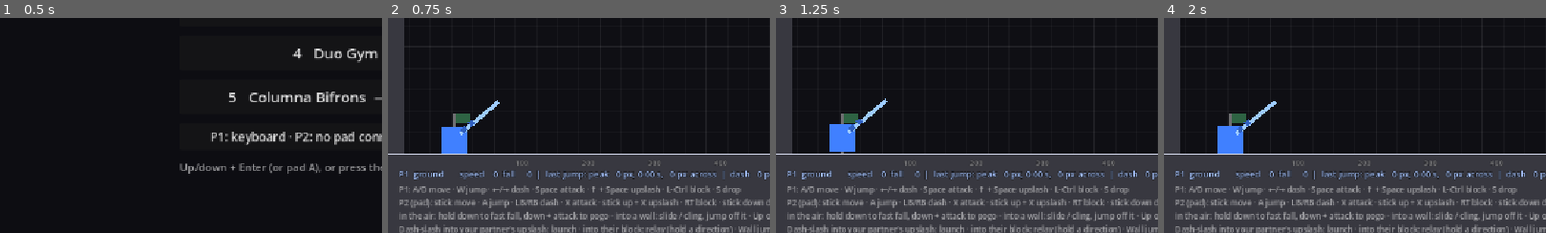
Above: before the commit, frames 1-4 (left to right).
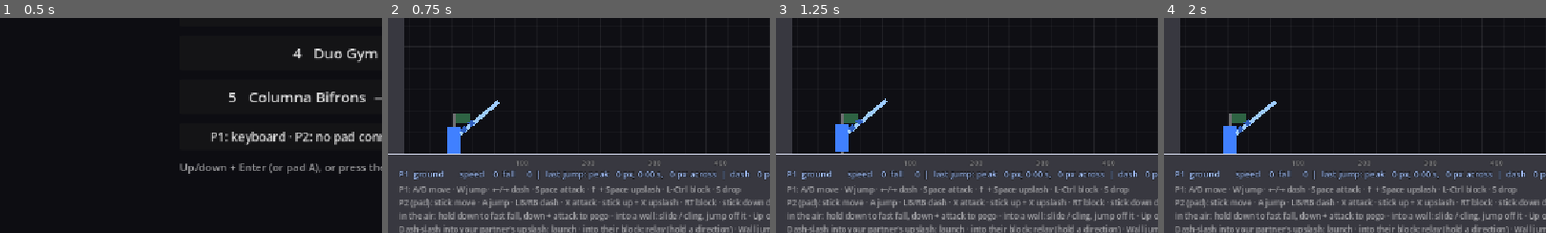
Above: after the commit, the same moments.

Repository: KayFisch/coop-sekiro-like
Game: Godot game, scene res://ui/boss_select.tscn
Same seed, same stepped clock (60 frames per second), same inputs: the game is played once before the commit and once after it.
Inputs:
- Up to frame 1 (0.5 s): no input
- Up to frame 2 (0.75 s): click "3 Movement Gym — 1 player" at 0.5 s
- Up to frame 3 (1.25 s): no input
- Up to frame 4 (2 s): tap Enter at 1.25, 1.35 s; hold Right from 1.28 s (still down); tap Space at 1.52 s
The pictures show only the part of the screen within x 0-50%, y 50-100%; the shares and areas given below are measured in that part.

Frame 1 is identical in both runs. In frame 2, 0.4% of the frame differs, in the area x 14-21%, y 50-64%; in frame 3, 0.4%; in frame 4, 0.4%.

Commit message:
feat: mirrored screen as an alternative view; slimmer players
The mirrored screen (Moves "mirror_view", off by default, in Bifrons's
room) splits the screen at the floor: P1 in light above, P2 in shadow in
the reflection below, after the mirror scene in Gris. Only the picture
changes: two SubViewports on the level's world, each leaving out the
other player by visibility layer; players pass through each other there.

Players are 20x40 instead of 40x40 (Player.BODY_SIZE), so two side by
side make a square and their swords sit closer together.

Co-Authored-By: Claude Opus 5.5 <noreply@anthropic.com>

Diff:
--- a/actors/bosses/columna_bifrons/columna_bifrons.gd
+++ b/actors/bosses/columna_bifrons/columna_bifrons.gd
@@ -407,6 +407,9 @@
 	elif players.size() > 1:
 		_wards[LEFT] = players[0]
 		_wards[RIGHT] = players[1]
+	for p in players:
+		if not p.repainted.is_connected(_color_swords):
+			p.repainted.connect(_color_swords)
 	_color_swords()
 
 
--- a/actors/bosses/columna_bifrons/stand_in.gd
+++ b/actors/bosses/columna_bifrons/stand_in.gd
@@ -22,7 +22,7 @@
 # stops when it's there.
 const DISTANCE = 95.0
 const DISTANCE_IN_FRONT = 74.0
-const DISTANCE_BEHIND = 42.0  # from its partner (a player is 40 wide)
+const DISTANCE_BEHIND = 22.0  # from its partner: right behind them (a player is 20 wide)
 const SLACK = 12.0
 # Below FLEE_HP, with a potion left, it runs away from him, FLEE_DISTANCE or to the wall, and
 # drinks. Then it comes back.
--- a/actors/player/player.gd
+++ b/actors/player/player.gd
@@ -8,6 +8,7 @@
 signal relayed(player)  # boosted off a partner's block (momentum relay, see _check_clashes())
 signal landed(player, air_time)  # touched down after air_time seconds off the ground
 signal pogo_clashed(player)  # bounced off a partner's upslash (see _pogo_clash())
+signal repainted  # new colors (paint()): a boss's swords that carry them follow
 
 enum Swing { SLASH, UPSLASH, DOWNSLASH }
 # Held in place for a moment by a clash with the partner (see _begin_hold()).
@@ -227,7 +228,8 @@
 const SWORD_FLASH_TIME = 0.1
 const DODGE_FLASH_TIME = 0.25
 const DODGE_COLOR = Color(0.5, 1.0, 1.0)
-const HURT_FLASH_TIME = 0.5  # three 0.1s white flashes with 0.1s gaps
+const HURT_FLASH_TIME = 0.5  # three 0.1s white flashes with 0.1s gaps...
+const FLASH_DARK_ABOVE = 0.8  # ...black ones on a body this light (luminance), or they'd vanish
 const IDLE_BOB_HEIGHT = 3.0
 const IDLE_BOB_HZ = 0.6
 const DASH_STRETCH = Vector2(1.3, 0.7)
@@ -258,7 +260,11 @@
 const CALL_GO_HOLD = 0.35  # GO stays up this long
 const CALL_FONT_SIZE = 44
 const CALL_HEIGHT = 112.0  # the number's center, above the caller's
-# Hands: same proportions as the boss's (a fifth of the body, gripping the hilt).
+# The body: half as wide as it's tall, so two players side by side make a square, and their
+# swords and hitboxes sit closer together. The scene's rect and collision shape take this size
+# in _ready().
+const BODY_SIZE = Vector2(20, 40)
+# Hands: same proportions as the boss's (square, a fifth of the body's height, gripping the hilt).
 const HAND_SIZE_RATIO = 0.2
 const HAND_GRIPS = [0.075, 0.275]  # where each hand holds the sword, as a fraction of its length
 const HAND_DARKEN = 0.25
@@ -274,6 +280,12 @@
 var invincible = false  # testing: hits still land (flash, knockback) but take no health
 var facing = 1.0
 var body_color: Color
+# The mirrored screen (ui/mirror_view.gd) shows each player in a half of their own: there the
+# partner is nobody to bump into.
+var own_half = false:
+	set(v):
+		own_half = v
+		_update_player_collision()
 var parry_press_time = -100.0  # when the last block press that can still parry happened
 var gathered = 0  # shockwaves parried in the current volley
 var swing_serial = 0  # bumped by every new swing and dash-slash (see active_sword_point())
@@ -389,6 +401,9 @@
 
 
 func _ready():
+	body.size = BODY_SIZE
+	body.position = -BODY_SIZE / 2.0
+	$CollisionShape2D.shape.size = BODY_SIZE  # shared by both players: the same size anyway
 	body.color = player_color
 	sword.color = sword_color
 	body_color = player_color
@@ -425,7 +440,16 @@
 
 
 func _update_player_collision():
-	set_collision_mask_value(PLAYER_LAYER, Moves.on("players_collide"))
+	set_collision_mask_value(PLAYER_LAYER, Moves.on("players_collide") and not own_half)
+
+
+# New colors for the body and the sword (the mirrored screen makes the players light and shadow).
+func paint(new_body: Color, new_sword: Color):
+	player_color = new_body
+	sword_color = new_sword
+	body_color = new_body
+	_sword_color = new_sword
+	repainted.emit()
 
 
 func _physics_process(delta):
@@ -2042,7 +2066,7 @@
 
 	var color = body_color
 	if _hurt_flash > 0.0 and fmod(HURT_FLASH_TIME - _hurt_flash, 0.2) < 0.1:
-		color = Color.WHITE
+		color = Color.WHITE if body_color.get_luminance() < FLASH_DARK_ABOVE else Color.BLACK
 	elif _dodge_flash > 0.0:
 		color = DODGE_COLOR
 	elif _dash_timer > 0.0:
@@ -2167,7 +2191,7 @@
 func _setup_hands():
 	for i in 2:
 		var hand = ColorRect.new()
-		hand.size = body.size * HAND_SIZE_RATIO
+		hand.size = Vector2.ONE * body.size.y * HAND_SIZE_RATIO
 		hand.pivot_offset = hand.size / 2
 		hand.top_level = true
 		hand.mouse_filter = Control.MOUSE_FILTER_IGNORE
--- a/actors/player/player.tscn
+++ b/actors/player/player.tscn
@@ -3,7 +3,7 @@
 [ext_resource type="Script" uid="uid://80kl10p8d3vr" path="res://actors/player/player.gd" id="1_player"]
 
 [sub_resource type="RectangleShape2D" id="Shape_body"]
-size = Vector2(40, 40)
+size = Vector2(20, 40)
 
 [sub_resource type="RectangleShape2D" id="Shape_sword"]
 size = Vector2(66, 16)
@@ -17,9 +17,9 @@
 shape = SubResource("Shape_body")
 
 [node name="ColorRect" type="ColorRect" parent="."]
-offset_left = -20.0
+offset_left = -10.0
 offset_top = -20.0
-offset_right = 20.0
+offset_right = 10.0
 offset_bottom = 20.0
 mouse_filter = 2
 color = Color(0.25, 0.5, 1, 1)
--- a/core/moves.gd
+++ b/core/moves.gd
@@ -42,6 +42,7 @@
 	{"key": "bifrons_window", "label": "Bifrons: partner hits on the beat, or after it", "default": "beat", "options": ["beat", "after"]},
 	{"key": "bifrons_stand_in", "label": "Bifrons: a stand-in plays the player starting there (alone)", "default": "off", "options": ["off", "left", "right"]},
 	{"key": "bifrons_face", "label": "Bifrons: players always face him (dash goes where you hold)", "default": true},
+	{"key": "mirror_view", "label": "Bifrons: mirrored screen (P1 light above the floor, P2 its shadow below)", "default": false},
 	{"key": "call", "label": "Call countdown (P1 Enter, P2 LB)", "default": true},
 	{"key": "swap_controls", "label": "Swap P1 / P2 controls (P1 on the pad)", "default": false},
 ]
--- a/levels/threshold/threshold.tscn
+++ b/levels/threshold/threshold.tscn
@@ -4,6 +4,7 @@
 [ext_resource type="PackedScene" path="res://actors/bosses/columna_bifrons/columna_bifrons.tscn" id="2_bifrons"]
 [ext_resource type="PackedScene" path="res://actors/player/player.tscn" id="3_player"]
 [ext_resource type="PackedScene" path="res://ui/hud.tscn" id="4_hud"]
+[ext_resource type="Script" path="res://ui/mirror_view.gd" id="5_mirror"]
 
 [sub_resource type="Shader" id="Shader_bg_gradient"]
 code = "shader_type canvas_item;
@@ -113,3 +114,7 @@
 sword_color = Color(1, 0.8, 0.55, 1)
 
 [node name="HUD" parent="." instance=ExtResource("4_hud")]
+
+[node name="MirrorView" type="CanvasLayer" parent="."]
+script = ExtResource("5_mirror")
+scenery = NodePath("../Stage/Background")
--- a/ui/hud.gd
+++ b/ui/hud.gd
@@ -1,6 +1,7 @@
 extends CanvasLayer
 ## Top-of-screen HUD (player health bars and potions, sync meter, boss bar) plus the
 ## end-of-game overlay. Bars are polled every frame; the overlay reacts to GameManager.state_changed.
+## On canvas layer 2 (hud.tscn): over the mirrored screen (ui/mirror_view.gd, layer 1).
 
 const BAR_HEIGHT = 16.0
 const PLAYER_BAR_WIDTH = 160.0
--- a/ui/hud.tscn
+++ b/ui/hud.tscn
@@ -3,4 +3,5 @@
 [ext_resource type="Script" uid="uid://dic3uyhbvxsdp" path="res://ui/hud.gd" id="1_hud"]
 
 [node name="HUD" type="CanvasLayer"]
+layer = 2
 script = ExtResource("1_hud")
--- /dev/null
+++ b/ui/mirror_view.gd
@@ -0,0 +1,206 @@
+class_name MirrorView
+extends CanvasLayer
+## The mirrored screen (Moves "mirror_view", F1): the screen split along the floor. Above it the
+## fight with P1, in light; below it the fight's reflection, upside down, with P2 in shadow (after
+## the mirror scene in Gris). Only the picture changes: both players still stand on the one floor
+## by the same rules, and the boss is one boss, mirrored whole: he can't move his light and his
+## shadow apart, the players can. Each half leaves out the other player, so the two never cover
+## each other; and they pass through each other (Player.own_half), there's nobody to bump into.
+##
+## Each half is a SubViewport on the level's world (the same World2D, a canvas transform of its
+## own); the bottom one is shown flipped. Which half draws what is set by visibility layers: P1 and
+## everything of theirs on LIGHT, P2's on SHADOW, the level's backdrop on SCENERY, which neither
+## half draws (each has a background of its own). Switched off, everything is as it was.
+
+# Visibility layers (bits of CanvasItem.visibility_layer and Viewport.canvas_cull_mask).
+const WORLD = 1  # everything else: the boss, walls, sparks between blades
+const LIGHT = 2  # P1, with their hands, sparks and afterimages
+const SHADOW = 4  # P2, the same
+const SCENERY = 8  # the level's backdrop
+
+# How it looks.
+const ZOOM = 0.85  # the room drawn this much smaller: his leap (200 px up) stays inside a half
+const LIGHT_BODY = Color(0.92, 0.9, 0.85)  # P1: light...
+const LIGHT_SWORD = Color(0.72, 0.7, 0.66)
+const SHADOW_BODY = Color(0.07, 0.07, 0.09)  # ...P2: shadow
+const SHADOW_SWORD = Color(0.3, 0.3, 0.34)
+const LIGHT_TOP = Color(0.02, 0.02, 0.035)  # the light half: dark, as the room is now...
+const LIGHT_FLOOR = Color(0.12, 0.12, 0.14)  # ...lighter toward the floor
+const SHADOW_FLOOR = Color(0.93, 0.91, 0.86)  # the shadow half: pale paper, as the floor in Gris...
+const SHADOW_BOTTOM = Color(0.78, 0.76, 0.71)  # ...greying away from the line
+const LINE_COLOR = Color(0.55, 0.54, 0.5)  # the mirror line, where the floor is
+const LINE_WIDTH = 2.0
+# In the shadow half everything gets a dark outline, so silver blades and yellow telegraphs still
+# read on the pale ground.
+const OUTLINE_COLOR = Color(0.1, 0.1, 0.12)
+const OUTLINE_WIDTH = 1.5  # px on screen
+
+const OUTLINE_SHADER = """
+shader_type canvas_item;
+
+uniform vec4 outline_color : source_color;
+uniform float width = 1.5;
+
+void fragment() {
+	vec4 c = texture(TEXTURE, UV);
+	vec2 reach = TEXTURE_PIXEL_SIZE * width;
+	float a = 0.0;
+	for (int x = -1; x <= 1; x++) {
+		for (int y = -1; y <= 1; y++) {
+			a = max(a, texture(TEXTURE, UV + vec2(float(x), float(y)) * reach).a);
+		}
+	}
+	COLOR = vec4(mix(outline_color.rgb, c.rgb, c.a), max(c.a, a * outline_color.a));
+}
+"""
+
+@export var scenery: NodePath  # the level's backdrop, left out of both halves
+
+var _halves = []  # top, bottom: {"viewport": SubViewport, "picture": TextureRect, "ground": TextureRect}
+var _line: ColorRect
+var _outline: ShaderMaterial
+var _colors = {}  # player -> [body, sword] from before the mirror
+var _marks = {}  # player -> the Callable marking what they add later
+
+
+func _ready():
+	layer = 1  # over the world, under the HUD (2) and the F1 panel (100)
+	process_mode = Node.PROCESS_MODE_ALWAYS  # switched in the F1 panel, with the game paused
+	Moves.changed.connect(_refresh)
+	_refresh()
+
+
+func _refresh():
+	var on = Moves.on("mirror_view")
+	if on != _halves.is_empty():
+		return
+	if on:
+		_build()
+	else:
+		_tear_down()
+	var backdrop = get_node_or_null(scenery)
+	if backdrop:
+		backdrop.visibility_layer = SCENERY if on else WORLD
+	for p in get_tree().get_nodes_in_group("players"):
+		_split(p, on)
+
+
+# A player into their half (light or shadow), or back.
+func _split(p, on: bool):
+	var bit = WORLD
+	if on:
+		bit = LIGHT if p.player_id == 1 else SHADOW
+		_colors[p] = [p.player_color, p.sword_color]
+		if p.player_id == 1:
+			p.paint(LIGHT_BODY, LIGHT_SWORD)
+		else:
+			p.paint(SHADOW_BODY, SHADOW_SWORD)
+		_marks[p] = _mark.bind(bit)
+		p.child_entered_tree.connect(_marks[p])
+	else:
+		if _colors.has(p):
+			p.paint(_colors[p][0], _colors[p][1])
+		if _marks.has(p) and p.child_entered_tree.is_connected(_marks[p]):
+			p.child_entered_tree.disconnect(_marks[p])
+	_mark(p, bit)
+	p.own_half = on
+	if not on:
+		_colors.erase(p)
+		_marks.erase(p)
+
+
+# A node and all below it onto a visibility layer. Children that draw on their own (top_level:
+# the player's hands, sparks, afterimages) don't follow their parent's layer, so each is set.
+func _mark(node: Node, bit: int):
+	if node is CanvasItem:
+		node.visibility_layer = bit
+	for child in node.get_children():
+		_mark(child, bit)
+
+
+func _build():
+	_outline = ShaderMaterial.new()
+	_outline.shader = Shader.new()
+	_outline.shader.code = OUTLINE_SHADER
+	_outline.set_shader_parameter("outline_color", OUTLINE_COLOR)
+	for i in 2:
+		var shadow = i == 1
+		var ground = TextureRect.new()
+		ground.texture = _gradient(SHADOW_FLOOR, SHADOW_BOTTOM) if shadow else _gradient(LIGHT_TOP, LIGHT_FLOOR)
+		var viewport = SubViewport.new()
+		viewport.world_2d = get_viewport().world_2d
+		viewport.transparent_bg = true
+		viewport.disable_3d = true
+		viewport.gui_disable_input = true
+		viewport.render_target_update_mode = SubViewport.UPDATE_ALWAYS
+		viewport.canvas_cull_mask = WORLD | (SHADOW if shadow else LIGHT)
+		var picture = TextureRect.new()
+		picture.texture = viewport.get_texture()
+		picture.flip_v = shadow
+		if shadow:
+			picture.material = _outline
+		for rect in [ground, picture]:
+			rect.expand_mode = TextureRect.EXPAND_IGNORE_SIZE
+			rect.stretch_mode = TextureRect.STRETCH_SCALE
+			rect.mouse_filter = Control.MOUSE_FILTER_IGNORE
+		add_child(ground)
+		add_child(viewport)
+		add_child(picture)
+		_halves.append({"viewport": viewport, "picture": picture, "ground": ground})
+	_line = ColorRect.new()
+	_line.color = LINE_COLOR
+	_line.mouse_filter = Control.MOUSE_FILTER_IGNORE
+	add_child(_line)
+	_layout()
+
+
+func _tear_down():
+	for half in _halves:
+		for node in half.values():
+			node.queue_free()
+	_halves.clear()
+	_line.queue_free()
+
+
+# A vertical gradient, top color to bottom color.
+func _gradient(top: Color, bottom: Color) -> GradientTexture2D:
+	var texture = GradientTexture2D.new()
+	texture.gradient = Gradient.new()
+	texture.gradient.colors = PackedColorArray([top, bottom])
+	texture.fill_to = Vector2(0.0, 1.0)
+	texture.width = 4
+	texture.height = 128
+	return texture
+
+
+func _process(_delta):
+	if not _halves.is_empty():
+		_layout()
+
+
+# Both halves look at the same band of the room: from the floor up, as wide as the screen, around
+# where the camera looks (and shaking with it). The bottom one is shown upside down, so the floor
+# is the line between them.
+func _layout():
+	var screen = get_viewport().get_visible_rect().size  # in canvas units (1152 x 648)
+	var pixels = Vector2(get_tree().root.size)
+	var scale = pixels.y / screen.y  # canvas units to the window's pixels: a half is drawn sharp
+	var half = Vector2(screen.x, screen.y / 2.0)
+	var size = Vector2i((half * scale).round())
+	var camera = get_viewport().get_camera_2d()
+	var center_x = camera.global_position.x if camera else screen.x / 2.0
+	var shake = camera.offset if camera else Vector2.ZERO
+	var focus = Vector2(center_x, BaseBoss.ARENA_FLOOR_Y) + shake
+	var k = ZOOM * scale
+	var view = Transform2D(0.0, Vector2(k, k), 0.0, Vector2(size.x / 2.0, size.y) - focus * k)
+	for i in _halves.size():
+		var h = _halves[i]
+		if h.viewport.size != size:
+			h.viewport.size = size
+		h.viewport.canvas_transform = view
+		for rect in [h.ground, h.picture]:
+			rect.position = Vector2(0.0, half.y * i)
+			rect.size = half
+	_outline.set_shader_parameter("width", OUTLINE_WIDTH * scale)
+	_line.position = Vector2(0.0, half.y - LINE_WIDTH / 2.0)
+	_line.size = Vector2(screen.x, LINE_WIDTH)
Not shown, added: ui/mirror_view.gd.uid
Not shown, changed: CLAUDE.md
Not shown, changed: docs/boss_columna_bifrons.md
